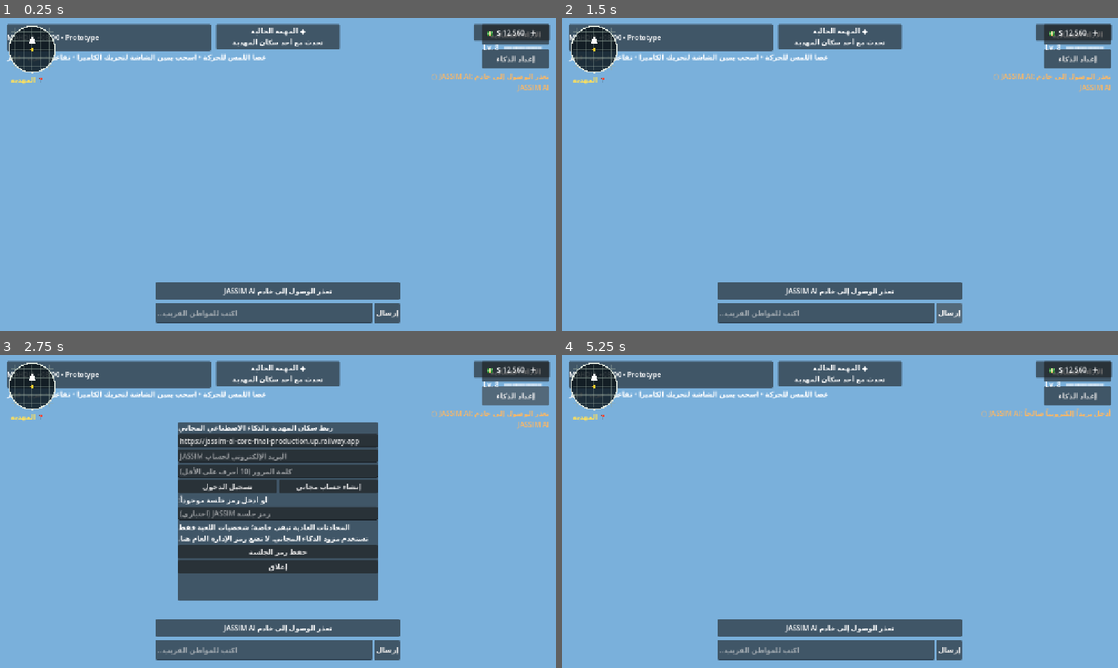
Above: before the commit, frames 1-4 (two rows, left to right).
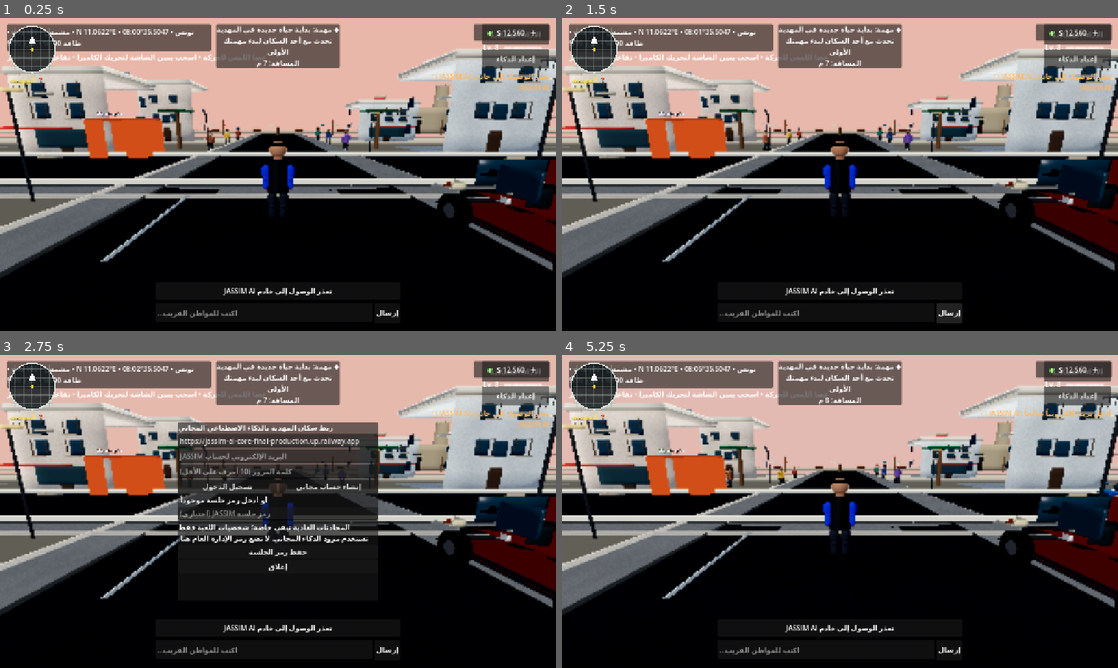
Above: after the commit, the same moments.

Repository: stevennpllk-crypto/REAL-LIFE-MAHDIA
Game: Godot game, scene res://scenes/Main.tscn
The game is run twice, just before and just after one commit, with the same random seed, the same clock (stepped at 60 frames per second) and the same inputs.
Inputs:
- Up to frame 1 (0.25 s): no input
- Up to frame 2 (1.5 s): click "الأداء: اقتصادية" at 0.5 s; click "إرسال" at 1.25 s
- Up to frame 3 (2.75 s): click "إعداد الذكاء" at 2 s
- Up to frame 4 (5.25 s): click "تسجيل الدخول" at 2.75 s; click "إنشاء حساب مجاني" at 3.5 s; click "حفظ رمز الجلسة" at 4.25 s; click "إغلاق" at 5 s

The runs differ from the first frame. In frame 1, 98% of the frame differs, in the area x 0-100%, y 0-100%; in frame 2, 98%; in frame 3, 91%; in frame 4, 98%.
Error before the commit: Parse Error: Identifier "gait_intensity" not declared in the current scope. (res://scripts/player.gd:345)

Commit message:
Fix character animation scope and gait state declarations

Diff:
--- a/scripts/npc.gd
+++ b/scripts/npc.gd
@@ -915,6 +915,7 @@
 	_animate(delta, true, pace)
 
 func _animate(delta: float, moving: bool, pace: float = 0.0) -> void:
+	var conversational := ai_state == "socializing" or ai_state == "greeting" or ai_state == "acknowledging"
 	if not is_instance_valid(left_arm) or not is_instance_valid(right_arm) or not is_instance_valid(left_leg) or not is_instance_valid(right_leg):
 		return
 	if moving:
@@ -935,7 +936,6 @@
 		right_arm.rotation.z = lerpf(right_arm.rotation.z, 0.035, delta * 2.5)
 	else:
 		idle_phase += delta
-		var conversational := ai_state == "socializing" or ai_state == "greeting" or ai_state == "acknowledging"
 		var working := ai_state == "working"
 		var eating := ai_state == "eating"
 		var resting := ai_state == "resting"
--- a/scripts/player.gd
+++ b/scripts/player.gd
@@ -29,6 +29,7 @@
 var right_knee: Node3D
 var animation_clock := 0.0
 var idle_clock := 0.0
+var gait_intensity := 0.0
 var camera_drag_finger := -1
 var is_swimming := false
 var crouching := false
